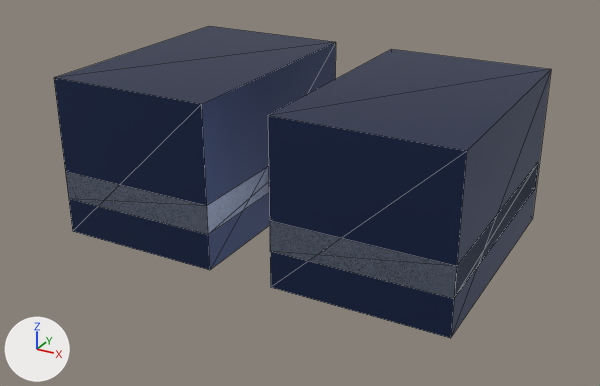
One commit to the glTF model src/client/dev_viewer/models/modular_heroes/mg_boots_elite.glb: the scene before it, then after it.
Both versions are drawn from a 50 mm lens placed at (0.504, -0.969, 0.404), pointed at (-0.011, -0.033, -0.064). Lighting does not change. The marker at lower left points along +X, +Y and +Z. The first picture is the older version. Mesh edges are drawn as thin lines. Where no turn or scale is listed for an object, it has been applied to the vertices. Vertices at exactly the same position are counted once.

Objects in the first picture: 'boot_-1', 'boot_1', 'boot_trim_-1', 'boot_trim_1'.
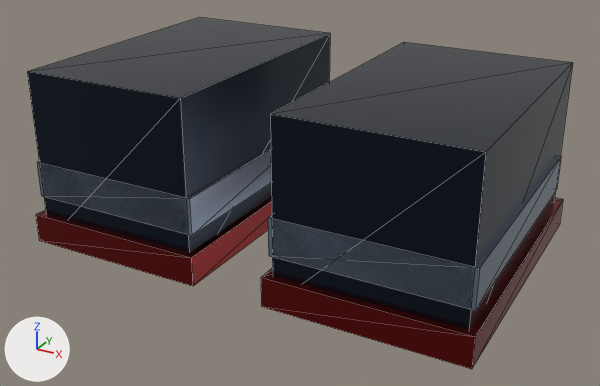
Changed parts and their boxes (x1, y1, x2, y2) in the pictures (600 x 386 px):
'boot_1', recoloured, surface changed, moved, rescaled: before (268, 49, 551, 338); after (270, 42, 573, 330)
'boot_-1', recoloured, surface changed, moved, rescaled: before (54, 26, 336, 270); after (27, 17, 330, 253)
'boot_trim_1', recoloured, moved, rescaled (9% wider, 14% taller): before (270, 163, 538, 299); after (268, 156, 561, 311)
'boot_sole_1', added (red): after (261, 198, 563, 369)
'boot_sole_-1', added (red): after (36, 197, 272, 286)
'boot_trim_-1', recoloured, moved, rescaled: before (65, 166, 269, 235); after (37, 147, 271, 236)

Edits to the bpy script that builds the scene:
```text
Change mat_material_0:
    mat_material_0.base_color: (0.0212, 0.0382, 0.109) -> (0.0137, 0.0222, 0.0382)  # dark blue #28375d -> dark blue #1f2937
    mat_material_0.roughness: 0.38 -> 0.24
Change mat_material_1:
    mat_material_1.base_color: (0.25, 0.301, 0.407) -> (0.212, 0.0123, 0.0123)  # greyish blue #8995ab -> red #7f1d1d
Add mat_material_2:
    mat_material_2 = principled_material('Material_2')
    mat_material_2.base_color = (0.296, 0.366, 0.479)  # greyish blue #94a3b8
    mat_material_2.metallic = 0.92
    mat_material_2.roughness = 0.18
Change me_mesh_0:
    used by ob_boot__1; location = (-0.16, -0.035, 0.0)
    remove me_mesh_0.from_pydata(...)  # 8 vertices, 12 faces; spans x -0.115..0.115, y -0.175..0.175, z -0.11..0.11
    add me_mesh_0.from_pydata(...)  # 8 vertices, 12 faces; spans x -0.12..0.12, y -0.19..0.19, z -0.12..0.12
    me_mesh_0 part 1: the whole mesh is scaled about its middle by (1.04, 1.09, 1.09)
Change me_mesh_1:
    used by ob_boot_trim__1; location = (-0.16, -0.04, -0.04)
    remove me_mesh_1.from_pydata(...)  # 8 vertices, 12 faces; spans x -0.115..0.115, y -0.17..0.17, z -0.02..0.02
    remove me_mesh_1.materials.append(mat_material_1)  # greyish blue #8995ab
    add me_mesh_1.from_pydata(...)  # 8 vertices, 12 faces; spans x -0.125..0.125, y -0.18..0.18, z -0.025..0.025
    me_mesh_1 part 2: the whole mesh is scaled about its middle by (1.09, 1.06, 1.25)
    add me_mesh_1.materials.append(mat_material_2)  # greyish blue #94a3b8
Change me_mesh_2:
    used by ob_boot_1; location = (0.16, -0.035, 0.0)
    remove me_mesh_2.from_pydata(...)  # 8 vertices, 12 faces; spans x -0.115..0.115, y -0.175..0.175, z -0.11..0.11
    add me_mesh_2.from_pydata(...)  # 8 vertices, 12 faces; spans x -0.12..0.12, y -0.19..0.19, z -0.12..0.12
    me_mesh_2 part 3: the whole mesh is scaled about its middle by (1.04, 1.09, 1.09)
Change me_mesh_3:
    used by ob_boot_trim_1; location = (0.16, -0.04, -0.04)
    remove me_mesh_3.from_pydata(...)  # 8 vertices, 12 faces; spans x -0.115..0.115, y -0.17..0.17, z -0.02..0.02
    remove me_mesh_3.materials.append(mat_material_1)  # greyish blue #8995ab
    add me_mesh_3.from_pydata(...)  # 8 vertices, 12 faces; spans x -0.125..0.125, y -0.18..0.18, z -0.025..0.025
    me_mesh_3 part 4: the whole mesh is scaled about its middle by (1.09, 1.06, 1.25)
    add me_mesh_3.materials.append(mat_material_2)  # greyish blue #94a3b8
Add me_mesh_5:
    me_mesh_5.from_pydata(...)  # a box spanning x -0.13..0.13, y -0.2..0.2, z -0.02..0.02
    me_mesh_5.materials.append(mat_material_1)  # red #7f1d1d
Change ob_boot__1:
    ob_boot__1.location: (-0.16, -0.035, 0.0) -> (-0.18, -0.04, 0.0)
Change ob_boot_trim__1:
    ob_boot_trim__1.location: (-0.16, -0.04, -0.04) -> (-0.18, -0.05, -0.03)
Change ob_boot_1:
    ob_boot_1.location: (0.16, -0.035, 0.0) -> (0.18, -0.04, 0.0)
Change ob_boot_trim_1:
    ob_boot_trim_1.location: (0.16, -0.04, -0.04) -> (0.18, -0.05, -0.03)
Add ob_boot_sole_1:
    ob_boot_sole_1 = bpy.data.objects.new('boot_sole_1', me_mesh_5)
    ob_boot_sole_1.location = (0.18, -0.04, -0.1)
Add ob_boot_sole__1:
    ob_boot_sole__1 = bpy.data.objects.new('boot_sole_-1', me_mesh_5.copy())
    ob_boot_sole__1.location = (-0.18, -0.04, -0.1)
```
